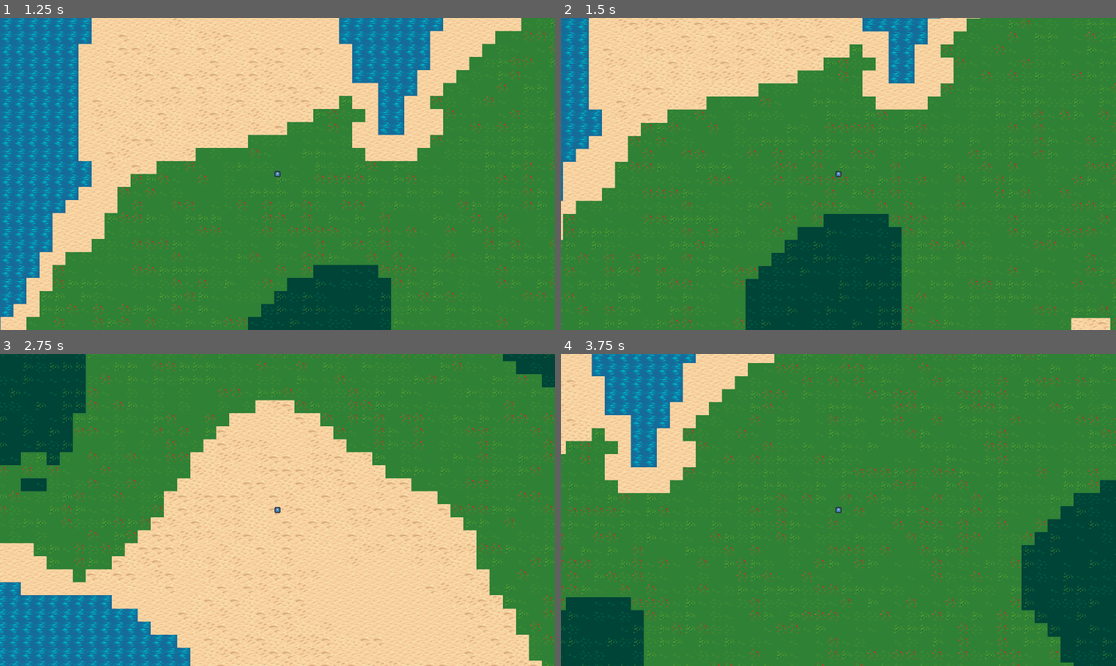
Above: before the commit, frames 1-4 (two rows, left to right).
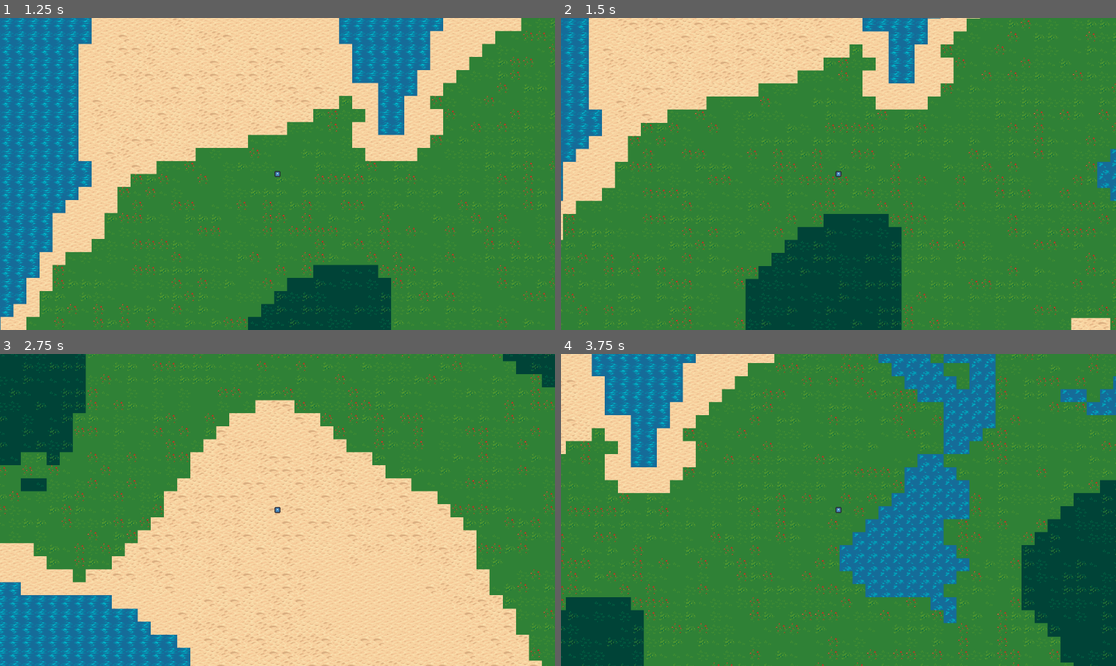
Above: after the commit, the same moments.

Repository: Devendra255/Procgen_game
Game: Godot game, scene res://Scenes/generator.tscn
The game is run twice, just before and just after one commit, with the same random seed, the same clock (stepped at 60 frames per second) and the same inputs. The engine's default icon, where the game draws it, is replaced by a stand-in: a white triangle on a blue panel in a dark square.
Inputs:
- Up to frame 1 (1.25 s): tap Enter at 0.5 s; hold Right (ui_right) from 0.53 s (still down)
- Up to frame 2 (1.5 s): release Right (ui_right) at 1.28 s; hold Down (ui_down) from 1.28 s (still down)
- Up to frame 3 (2.75 s): release Down (ui_down) at 2.03 s; hold Right (ui_right) from 2.03 s (still down)
- Up to frame 4 (3.75 s): release Right (ui_right) at 2.78 s; hold Up (ui_up) 2.78-3.53 s; hold Left (ui_left) from 3.53 s (still down)

Frame 1 is identical in both runs. In frame 2, 0.4% of the frame differs, in the area x 96-100%, y 41-59%; in frame 3, 0.3%; in frame 4, 12%, in the area x 50-100%, y 0-100%.

Commit message:
Added river generation

Diff:
--- a/Scripts/Generator.gd
+++ b/Scripts/Generator.gd
@@ -14,6 +14,7 @@
 	"forest": [0, [Vector2i(7, 9), Vector2i(6, 11), Vector2i(7, 11), Vector2i(8, 11)]],
 	"desert": [0, [Vector2i(19, 9), Vector2i(18, 11), Vector2i(19, 11), Vector2i(20, 11)]],
 	"snow": [0, [Vector2i(19, 15), Vector2i(18, 17), Vector2i(19, 17), Vector2i(20, 17)]],
+	"river": [0, [Vector2i(28, 5)]],
 }
 var biome_info := { # -2 or 2 is like negative or positive infinaty
 	"sea": [[-2, 0.04], [-2, 2], [-2, 2]],
@@ -27,6 +28,7 @@
 func Generating() -> void:
 	world_seed = randi()
 	biome = BiomeGen.Biome2D.new(self.height * 2, self.width * 2, world_seed)
+	biome.create_rivers(tile_map.local_to_map(player.position))
 	biome.set_biomes(biome_info, tile_map.local_to_map(player.position))
 	biome.render_tiles(tiles, tile_map, tile_map.local_to_map(player.position))
 	biome.height = self.height
@@ -35,14 +37,16 @@
 # Called when the node enters the scene tree for the first time.
 func _ready():
 	Generating()
-
+	player_tile_pos = tile_map.local_to_map(player.position)
 func threading():
 	pass
 
 # Called every frame. 'delta' is the elapsed time since the previous frame.
 func _process(delta):
 	if player_tile_pos != tile_map.local_to_map(player.position):
-		player_tile_pos = tile_map.local_to_map(player.position)
+		biome.create_rivers(player_tile_pos)
 		biome.set_biomes(biome_info, player_tile_pos)
 		biome.render_tiles(tiles, tile_map, player_tile_pos)
 		biome.unload_distant_chunks(player_tile_pos, tile_map)
+
+	player_tile_pos = tile_map.local_to_map(player.position)
--- a/Scripts/biomeGen.gd
+++ b/Scripts/biomeGen.gd
@@ -3,9 +3,11 @@
 var height: int
 var width: int
 var biomes := {}
+var water := {}
 var alt_noise := FastNoiseLite.new()
 var ppt_noise := FastNoiseLite.new()
 var tem_noise := FastNoiseLite.new()
+var river_points := FastNoiseLite.new()
 
 func _init(init_height: int, init_width: int, world_seed: int):
 	self.height = init_height
@@ -16,7 +18,19 @@
 	self.alt_noise.seed = world_seed
 	self.ppt_noise.seed = world_seed
 	self.tem_noise.seed = world_seed
+	self.river_points.seed = world_seed
+	self.river_points.noise_type = FastNoiseLite.TYPE_CELLULAR
+	self.river_points.frequency = 0.15
+	self.river_points.fractal_type = FastNoiseLite.FRACTAL_RIDGED
+	self.river_points.fractal_octaves = 5
+	self.river_points.fractal_lacunarity = 15.0
+	self.river_points.fractal_gain = -0.110
+	self.river_points.fractal_weighted_strength = 7.32
+	self.river_points.cellular_distance_function = FastNoiseLite.CellularDistanceFunction.DISTANCE_EUCLIDEAN_SQUARED
+	self.river_points.cellular_return_type = FastNoiseLite.CellularReturnType.RETURN_DISTANCE2_MUL
+	self.river_points.cellular_jitter = 0.9
 	self.alt_noise.frequency = 0.01
+	self.alt_noise.fractal_octaves = 5
 	self.ppt_noise.noise_type = FastNoiseLite.TYPE_SIMPLEX
 	self.ppt_noise.frequency = 0.01
 	self.ppt_noise.fractal_octaves = 3
@@ -28,17 +42,20 @@
 	self.tem_noise.fractal_gain = 0.17
 	self.tem_noise.fractal_weighted_strength = -0.52
 
-func getAltitude(pos: Vector2i) -> float:
+func get_altitude(pos: Vector2i) -> float:
 	return self.alt_noise.get_noise_2d(pos.x, pos.y)
 
-func getPrecipition(pos: Vector2i) -> float:
+func get_precipition(pos: Vector2i) -> float:
 	return self.ppt_noise.get_noise_2d(pos.x, pos.y)
 
-func getTemprature(pos: Vector2i) -> float:
+func get_temprature(pos: Vector2i) -> float:
 	return self.tem_noise.get_noise_2d(pos.x, pos.y)
 
-func getBiomes(pos: Vector2i) -> String:
+func get_biomes(pos: Vector2i) -> String:
 	return self.biomes[pos][0]
+
+func get_river_points_value(pos: Vector2i) -> float:
+	return self.river_points.get_noise_2d(pos.x, pos.y)
 
 class Biome2D extends BiomeGen:
 
@@ -51,21 +68,23 @@
 		for x in self.width:
 			for y in self.height:
 				var pos := Vector2i(player_pos.x - floor(width as float / 2) + x, player_pos.y - floor(height as float / 2) + y)
-				var altitude: float = getAltitude(pos)
-				var precipition: float = getPrecipition(pos)
-				var temprature: float = getTemprature(pos)
+				var altitude: float = get_altitude(pos)
+				var precipition: float = get_precipition(pos)
+				var temprature: float = get_temprature(pos)
 				var biome
-				for key in biome_info.keys():
-					if (between(altitude, biome_info[key][0][0], biome_info[key][0][1]) and
-						between(precipition, biome_info[key][1][0], biome_info[key][1][1]) and
-						between(temprature, biome_info[key][2][0], biome_info[key][2][1])):
-							biome = key
-				if not self.biomes.has(pos):
+				if not (self.biomes.has(pos) or self.water.has(pos)):
+					for key in biome_info.keys():
+						if (between(altitude, biome_info[key][0][0], biome_info[key][0][1]) and
+							between(precipition, biome_info[key][1][0], biome_info[key][1][1]) and
+							between(temprature, biome_info[key][2][0], biome_info[key][2][1])):
+								biome = key
 					self.biomes[pos] = [biome, Vector2i(-1, -1)]
+				if self.water.has(pos):
+					self.biomes[pos] = ["river", Vector2i(-1, -1)]
 
 	func render_tiles(tiles: Dictionary, tilemap: TileMapLayer, player_pos: Vector2i) -> void:
-		for x in width:
-			for y in height:
+		for x in self.width:
+			for y in self.height:
 				var pos := Vector2i(player_pos.x - floor(width as float / 2) + x, player_pos.y - floor(height as float / 2) + y)
 				var biome = biomes[pos][0]
 				var temp = biomes[pos][1]
@@ -75,7 +94,7 @@
 				tilemap.set_cell(pos, tiles[biome][0], temp)
 
 	func unload_distant_chunks(player_pos, tilemap: TileMapLayer) -> void:
-		var unload_distance_threshold := (width * 4) + 1
+		var unload_distance_threshold := (width * 3) + 1
 		for chunk in biomes:
 			var distance_to_player = get_dist(chunk, player_pos)
 			if distance_to_player > unload_distance_threshold:
@@ -87,6 +106,37 @@
 		return sqrt(resultant.x ** 2 + resultant.y ** 2)
 
 	func clear_chunk(pos, tilemap: TileMapLayer) -> void:
-		for x in range(width):
-			for y in range(height):
-				tilemap.set_cell(Vector2i(pos.x - floor(width as float / 2) + x, pos.y - floor(height as float / 2)), -1, Vector2(-1, -1))
+		for x in self.width:
+			for y in self.height:
+				tilemap.set_cell(Vector2i(pos.x - floor(width as float / 2) + x, pos.y - floor(height as float / 2) + y), -1, Vector2i(-1, -1), -1)
+
+	func create_rivers(player_pos: Vector2i = Vector2i(0, 0)) -> void:
+		for x in self.width:
+			for y in self.height:
+				var pos := Vector2i(player_pos.x - floor(width as float / 2) + x, player_pos.y - floor(height as float / 2) + y)
+				var water_point := [self.get_river_points_value(pos), self.get_altitude(pos)]
+				var itr_points := []
+				if water_point[0] >= -0.6 and water_point[1] > 0.3:
+					if not self.water.has(pos):
+						itr_points.append(pos)
+						while itr_points.size() > 0:
+							var itr_point = itr_points.pop_front()
+							self.water[itr_point] = "river"
+							var water_level = self.get_altitude(itr_point)
+							var neighbors = get_neighbors(itr_point)
+							for neighbor in neighbors:
+								if not self.water.has(neighbor):
+									var altitude = self.get_altitude(neighbor)
+									if altitude < water_level and altitude > 0:
+										self.water[neighbor] = "river"
+										if itr_points.size() < 3:
+											itr_points.append(neighbor)
+
+func get_neighbors(pos: Vector2i) -> Array:
+	var neighbors := []
+	for x in range(-1, 2):
+		for y in range(-1, 2):
+			if (x == 0 and y == 0):
+				continue
+			neighbors.append(Vector2i(pos.x + x, pos.y + y))
+	return neighbors
Not shown, changed: .gitignore
